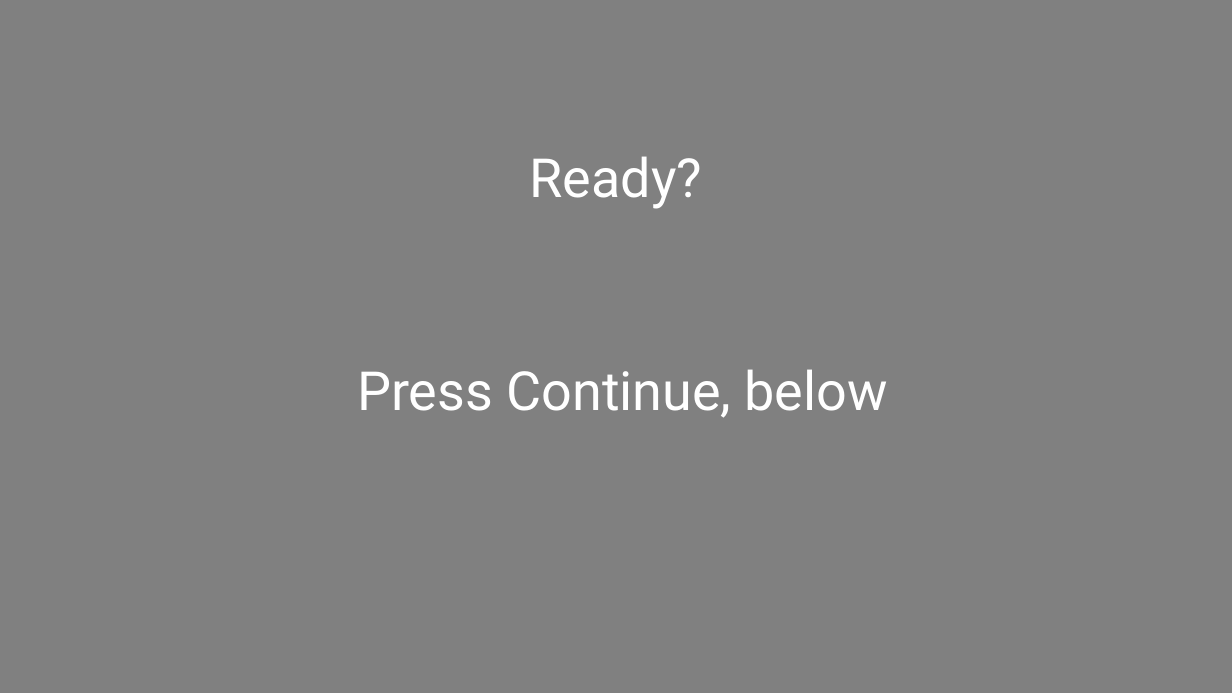
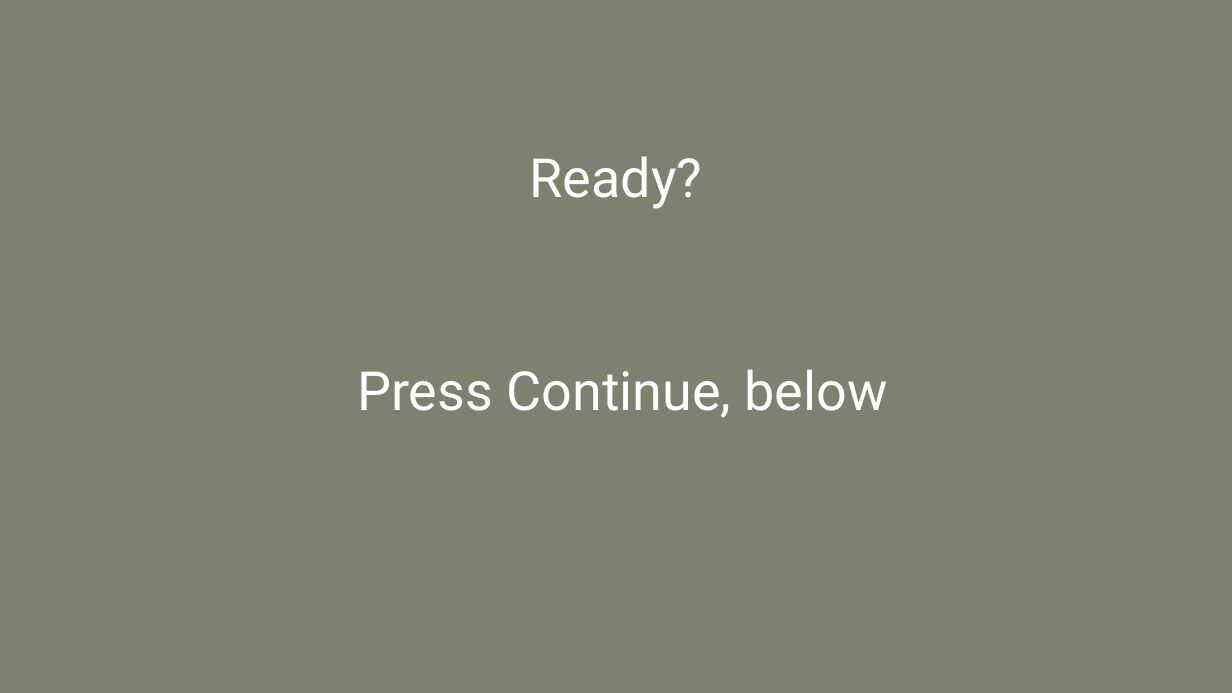
Before and after one commit to Davidson-MJ/js_ArtificialDotsAdvice, a slide deck: slide 12 of instruction-images/expInstructions.pptx (slide 7 before the commit). Drawn at 1232x693 pixels with LibreOffice and Linux fonts; fonts in the diff are those of the drawing. Boxes give left, top, right and bottom in pixels: in the first picture for what was removed or moved away, otherwise in the second. Text is boxed around its words. In the diff, an @@ line names an element or a change of style, - is before the commit and + after.

```diff
--- a/instruction-images/expInstructions.pptx
+++ b/instruction-images/expInstructions.pptx
@@ background #808080 to #808070 @@
```
Also in this commit, not shown: 6 other slides changed, 5 slides added, 31 other files.
